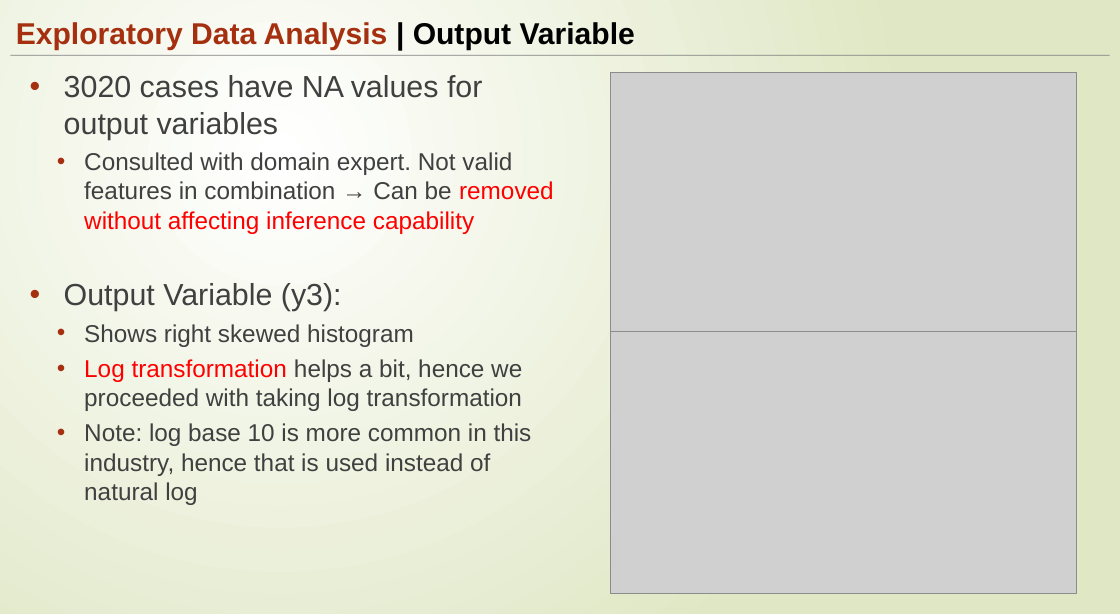
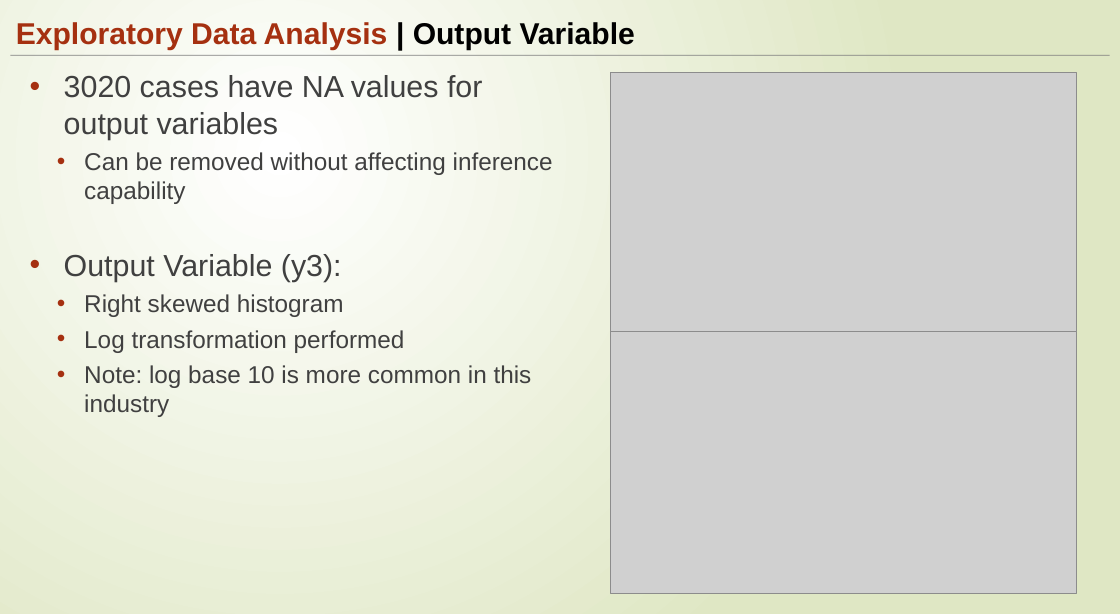
Before and after one commit to ngupta23/DS6372-PredictingPerformanceIntegratedCircuits1, a slide deck: slide 6 of Presentation/MSDS6372_Project1_Presentationv2.pptx. Drawn at 1120x614 pixels with LibreOffice and Linux fonts; fonts in the diff are those of the drawing; grey boxes stand for pictures. Boxes give left, top, right and bottom in pixels: in the first picture for what was removed or moved away, otherwise in the second. Text is boxed around its words. In the diff, an @@ line names an element or a change of style, - is before the commit and + after.

```diff
--- a/Presentation/MSDS6372_Project1_Presentationv2.pptx
+++ b/Presentation/MSDS6372_Project1_Presentationv2.pptx
@@ text at (x1=84, y1=152, x2=553, y2=204): text changed @@
-  • Consulted with domain expert. Not valid features in combination → Can be removed without affecting inference capability
+  • Can be removed without affecting inference capability
@@ text at (x1=84, y1=294, x2=532, y2=417): text changed @@
-  • Shows right skewed histogram
-  • Log transformation helps a bit, hence we proceeded with taking log transformation
-  • Note: log base 10 is more common in this industry, hence that is used instead of natural log
+  • Right skewed histogram
+  • Log transformation performed
+  • Note: log base 10 is more common in this industry
```
Also in this commit, not shown: 12 other slides changed.
